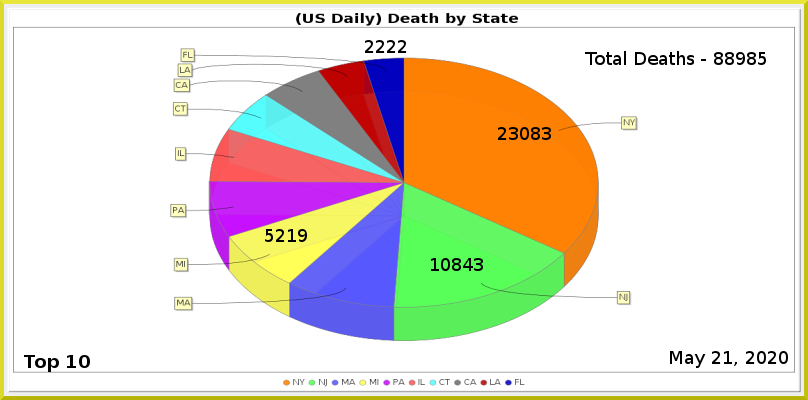
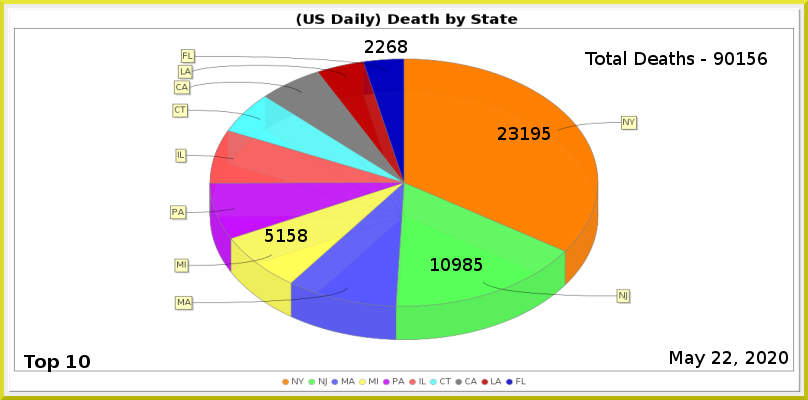
Revision of a layered 808 x 400 image; what changed, layer by layer:
painted on "Least" over [387, 40, 407, 53]
painted on "MI" over [276, 229, 307, 242]
painted on "NJ" over [452, 258, 483, 271]
painted on "NY" over [520, 127, 551, 140]
renamed "Total Deaths - 88985" to "Total Deaths - 90156", painted on it over [714, 52, 767, 65]
painted on "Current Date" over [723, 351, 732, 364]
painted on "Death_by_State.png" over [7, 8, 802, 393]
